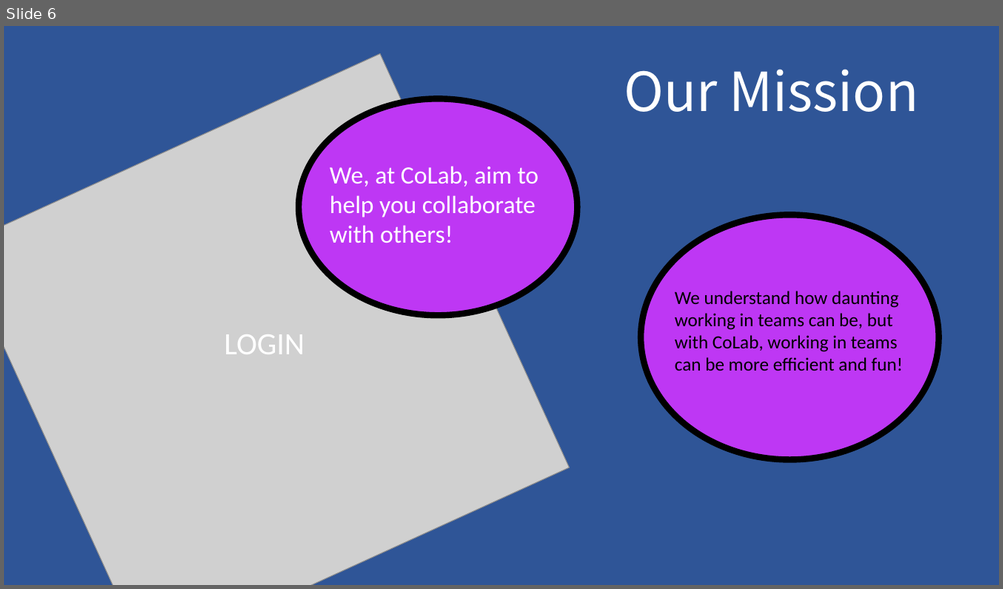
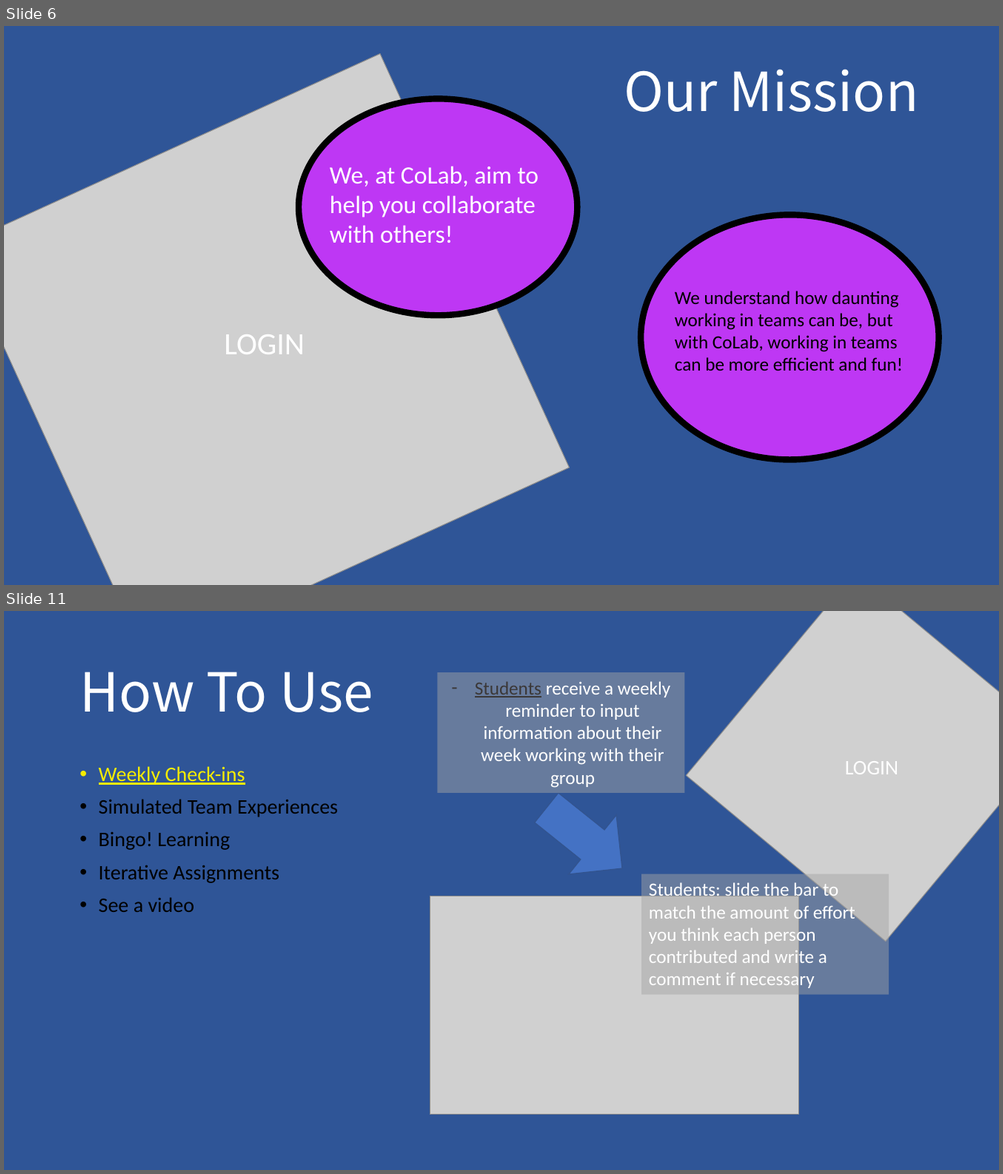
Before and after one commit to mgmodell/CoLab, a slide deck: doc/intro_screen/colabppt.pptx. Shown one above the other, each under a label of ours: slide 6 before the commit, slides 6 and 11 after it; the slides between them are not shown. The pictures are 1003x589 and 1003x1174 pixels, drawn with LibreOffice and Linux fonts; fonts in the diff are those of the drawing; grey boxes stand for pictures. Boxes give left, top, right and bottom in pixels: in the first picture for what was removed or moved away, otherwise in the second. Text is boxed around its words. In the diff, an @@ line names an element or a change of style, - is before the commit and + after.

```diff
--- a/doc/intro_screen/colabppt.pptx
+++ b/doc/intro_screen/colabppt.pptx
@@ slide 11 added at (x1=4, y1=611, x2=999, y2=1170), background #2F5597 @@
@@ picture added at (x1=686, y1=611, x2=999, y2=941) @@
@@ title added at (x1=79, y1=672, x2=373, y2=712), 52 pt, text #FFFFFF @@
+How To Use
@@ rectangle added at (x1=438, y1=672, x2=686, y2=793), fill #A5A5A5 at 48% opacity, 18 pt, text #FFFFFF @@
+– Students receive a weekly reminder to input information about their week working with their group
@@ text added at (x1=845, y1=761, x2=898, y2=775), 20 pt, text #FFFFFF @@
+LOGIN
@@ text added at (x1=99, y1=766, x2=338, y2=912), 20 pt, text #000000 @@
+• Weekly Check-ins
+• Simulated Team Experiences
+• Bingo! Learning
+• Iterative Assignments
+• See a video
@@ right arrow added at (x1=523, y1=778, x2=646, y2=899), fill #4472C4, outline #325491 1 pt @@
@@ rectangle added at (x1=641, y1=874, x2=889, y2=995), fill #A5A5A5 at 48% opacity, 18 pt, text #FFFFFF @@
+Students: slide the bar to match the amount of effort you think each person contributed and write a comment if necessary
@@ picture added at (x1=430, y1=896, x2=799, y2=1115) @@
```
Also in this commit, not shown: 5 slides changed, 3 other slides added, 1 other file.
